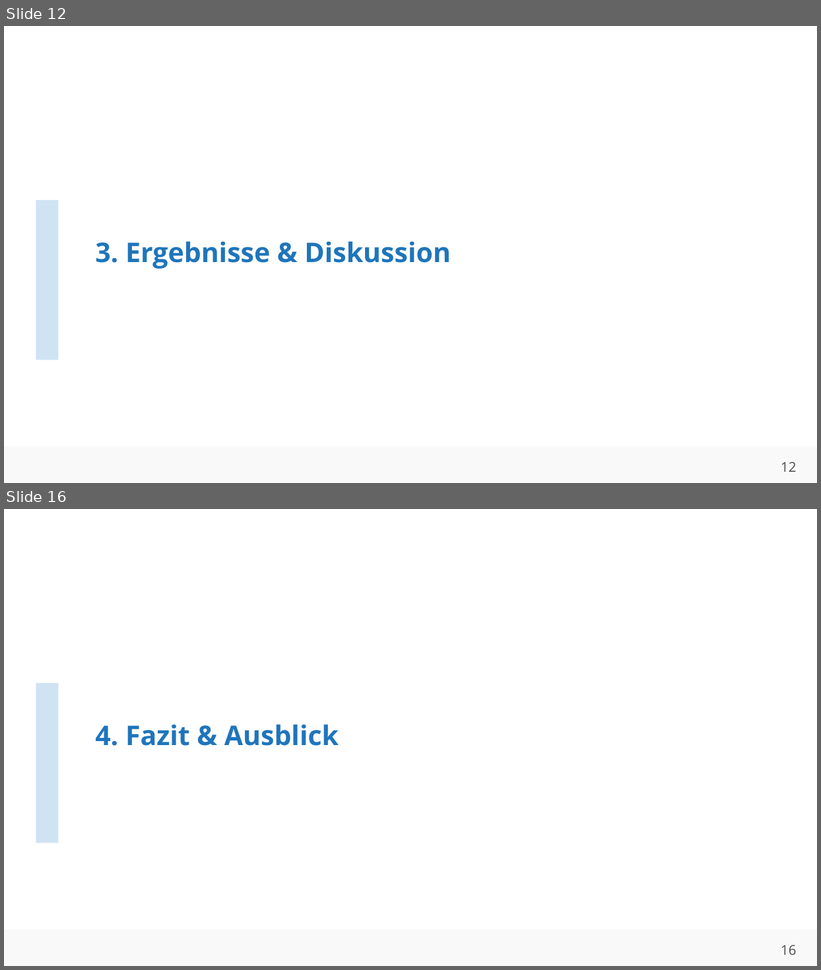
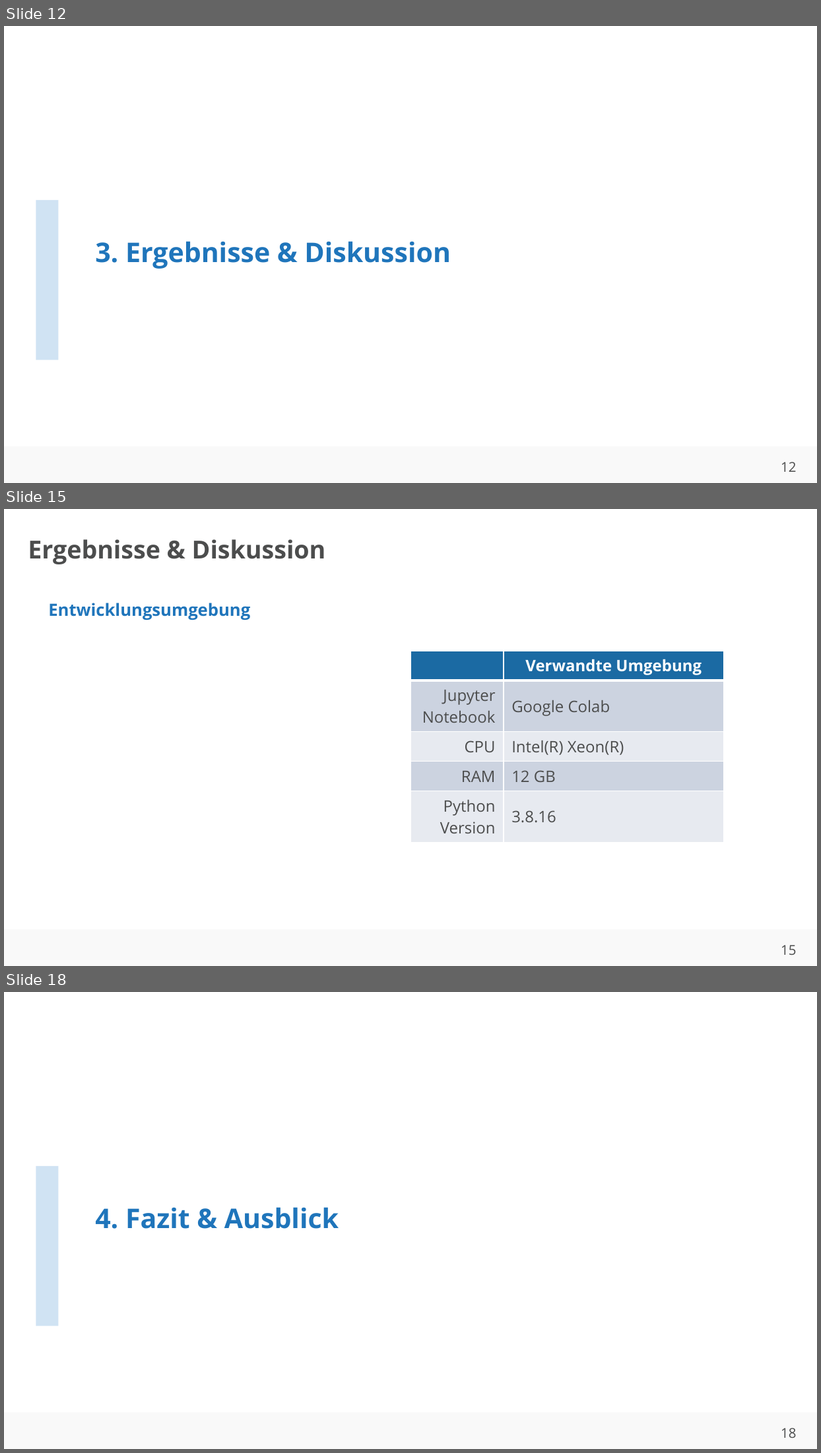
Before and after one commit to ahndavin/Abschlussarbeit_Bachelor, a slide deck: Kolloquium/Kolloquium.pptx. Shown one above the other, each under a label of ours: slides 12 and 16 before the commit, slides 12, 15 and 18 after it; the slides between them are not shown. The pictures are 821x970 and 821x1453 pixels, drawn with LibreOffice and Linux fonts; fonts in the diff are those of the drawing; background and template pictures are left out. Boxes give left, top, right and bottom in pixels: in the first picture for what was removed or moved away, otherwise in the second. Text is boxed around its words. In the diff, an @@ line names an element or a change of style, - is before the commit and + after.

```diff
--- a/Kolloquium/Kolloquium.pptx
+++ b/Kolloquium/Kolloquium.pptx
@@ slide 15 added at (x1=4, y1=509, x2=817, y2=966), background #FFFFFF; not listed: 2 template elements that a slide beside it also shows @@
@@ title added at (x1=28, y1=539, x2=326, y2=564), 22 pt, text #4C4D4D, bold @@
+Ergebnisse & Diskussion
@@ text added at (x1=48, y1=603, x2=250, y2=620), 15 pt, text #1F75BB, bold @@
+Entwicklungsumgebung
@@ table added at (x1=411, y1=652, x2=723, y2=836), 5 rows, 2 columns @@
+ | Verwandte Umgebung
+Jupyter Notebook | Google Colab
+CPU | Intel(R) Xeon(R)
+RAM | 12 GB
+Python Version | 3.8.16
@@ what was slide 16 is now slide 18 @@
@@ page number at (x1=781, y1=1428, x2=796, y2=1438): text changed @@
-16
+18
```
Also in this commit, not shown: 7 slides changed, 3 other slides added, 2 slides removed, 1 other file.
